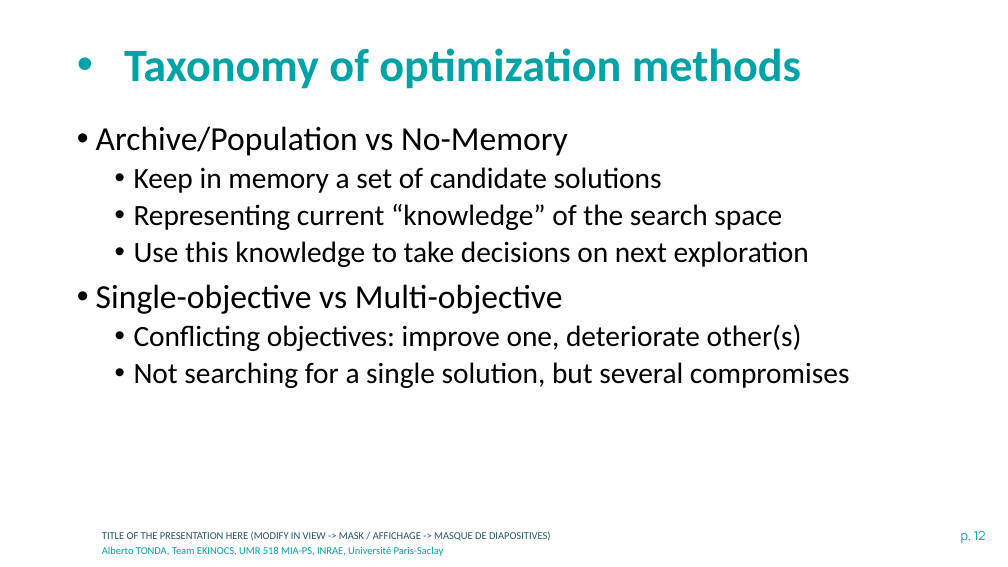
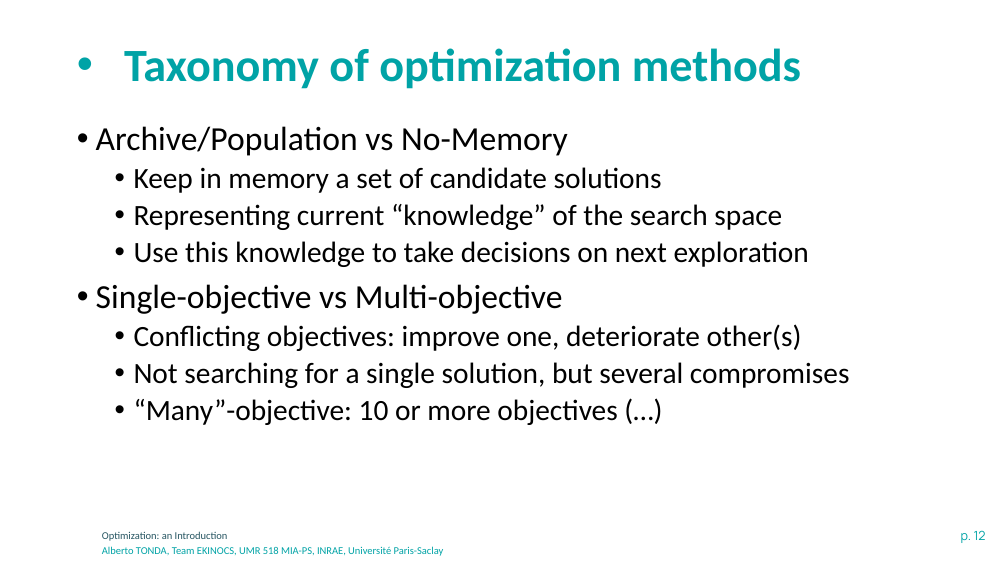
Before and after one commit to albertotonda/teaching, a slide deck: slide 12 of optimization-methods-for-artificial-intelligence/optimization-introduction.pptx. Drawn at 1008x567 pixels with LibreOffice and Linux fonts; fonts in the diff are those of the drawing; background and template pictures are left out. Boxes give left, top, right and bottom in pixels: in the first picture for what was removed or moved away, otherwise in the second. Text is boxed around its words. In the diff, an @@ line names an element or a change of style, - is before the commit and + after.

```diff
--- a/optimization-methods-for-artificial-intelligence/optimization-introduction.pptx
+++ b/optimization-methods-for-artificial-intelligence/optimization-introduction.pptx
@@ text at [134,399,617,425]: paragraph added @@
+  • “Many”-objective: 10 or more objectives (…)
@@ text at [102,531,228,541]: text changed @@
-TITLE OF THE PRESENTATION HERE (MODIFY IN VIEW -> MASK / AFFICHAGE -> MASQUE DE DIAPOSITIVES)
+Optimization: an Introduction
```
Also in this commit, not shown: 11 other slides changed, 5 slides added, 2 other files.
